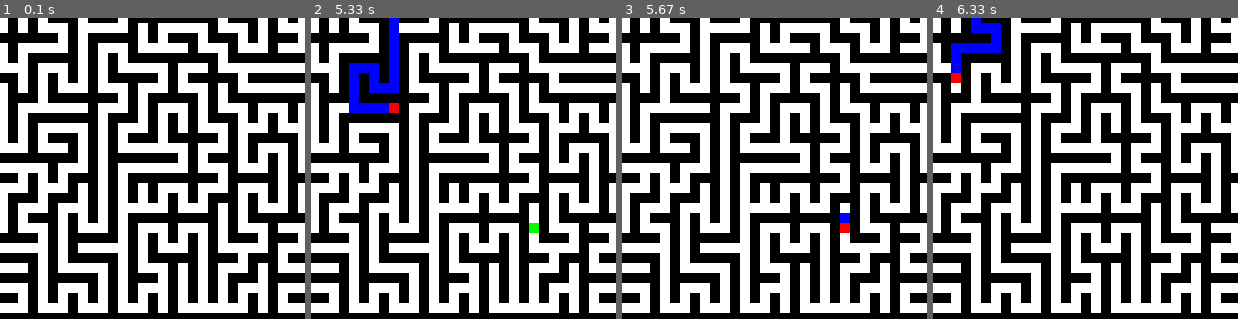
Above: before the commit, frames 1-4 (left to right).
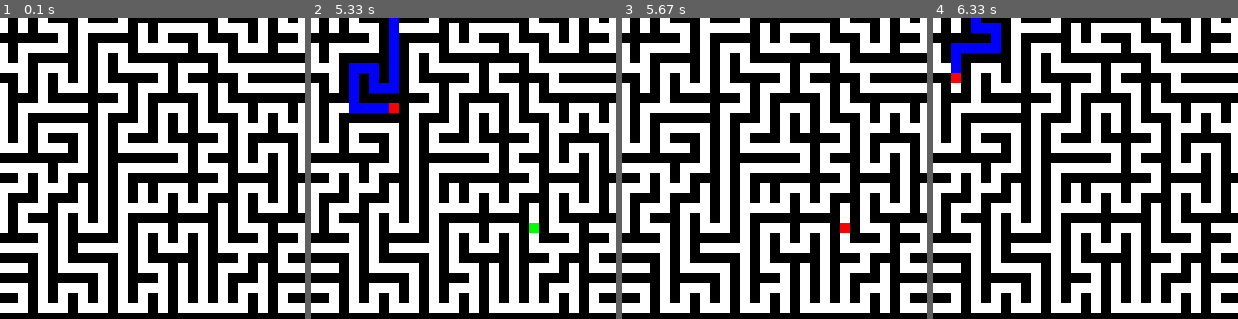
Above: after the commit, the same moments.

Repository: gherque/pygame_maze
Game: pygame game, started from a_star.py
Two runs of this game, one before a commit and one after it. Both use one fixed random seed, a clock stepped at 60 frames per second and the inputs below.
Inputs (mouse positions are % of the whole screen's width and height, from its top left):
- Up to frame 1 (0.1 s): no input
- Up to frame 2 (5.33 s): click (48, 62) at 0.38 s; click (13, 40) at 0.72 s; click (54, 62) at 1.05 s; click (16, 74) at 1.38 s; click (17, 82) at 1.72 s; click (87, 84) at 2.05 s; click (65, 15) at 2.38 s; click (41, 14) at 2.72 s; click (64, 63) at 3.62 s; click (14, 75) at 3.95 s; click (29, 44) at 4.28 s; click (25, 65) at 4.62 s; click (48, 85) at 4.95 s; click (49, 85) at 5.28 s
- Up to frame 3 (5.67 s): click (69, 82) at 5.62 s
- Up to frame 4 (6.33 s): click (15, 59) at 5.95 s; click (36, 72) at 6.28 s
The pictures show only the part of the screen within x 12-62%, y 50-100%; the shares and areas given below are measured in that part.

Frames 1-2 are identical in both runs. In frame 3, 0.1% of the frame differs, in the area x 71-75%, y 64-69%; in frame 4, nothing differs.

Commit message:
Move success condition from movements loop to main while

Diff:
--- a/a_star.py
+++ b/a_star.py
@@ -100,6 +100,10 @@
                 current_node = open_node
                 current_index = index
 
+        # Si llegamos al destino final paramos
+        if current_node.position == end_node.position:
+            break
+
         opened_list.pop(current_index)
         closed_list.append(current_node)
 
@@ -110,12 +114,6 @@
             # Si el nodo destino está fuera de los límites del laberinto, no lo tenemos en cuenta
             if destination_node.position[0] > (len(maze_matrix) - 1) or destination_node.position[0] < 0 or destination_node.position[1] > (len(maze_matrix[len(maze_matrix)-1]) -1) or destination_node.position[1] < 0:
                 continue
-
-            # Si llegamos al destino final paramos
-            if destination_node.position == end_node.position:
-                current_node = destination_node
-                opened_list.clear()
-                break
 
             # Si el nodo destino no es pisable, no lo tenemos en cuenta
             if maze_matrix[destination_node.position[0]][destination_node.position[1]] != 0:
@@ -153,8 +151,6 @@
     # Si no conseguimos llegar al destino final
     else:
         print('No se ha encontrado camino')
-
-    #Tu codigo aqui
 
 def euclidean_distance(src, dst):
     x_dist = abs(src[0] - dst[0])
